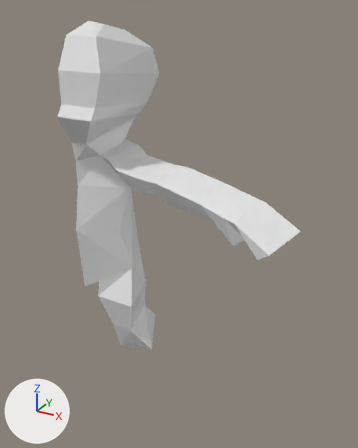
Two versions of the Blender file Human2.blend, one commit apart.
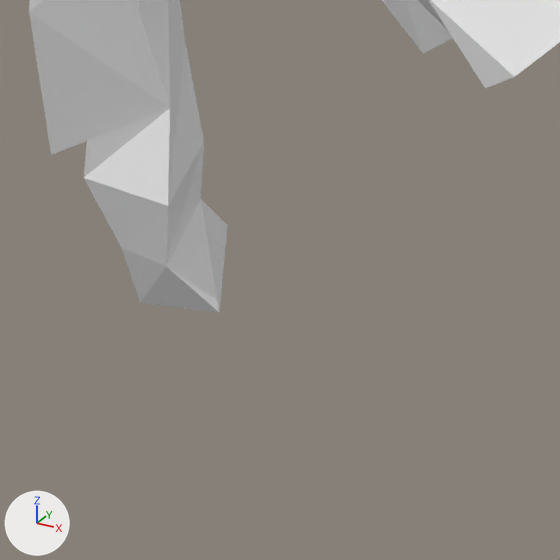
Each version is shown whole from a 50 mm lens placed at (1.985, -2.525, 1.504), pointed at (0.627, -0.056, 0.27), then close up on the part from 18% to 80% of the width and 50% to 100% of the height. The lights are fixed; the arrows at lower left show +X, +Y and +Z.
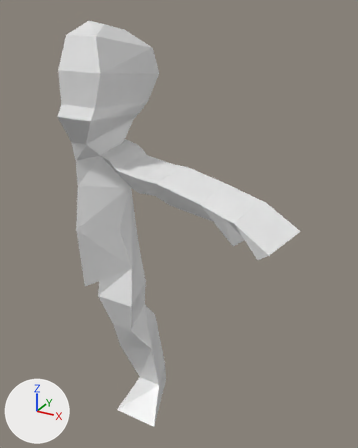
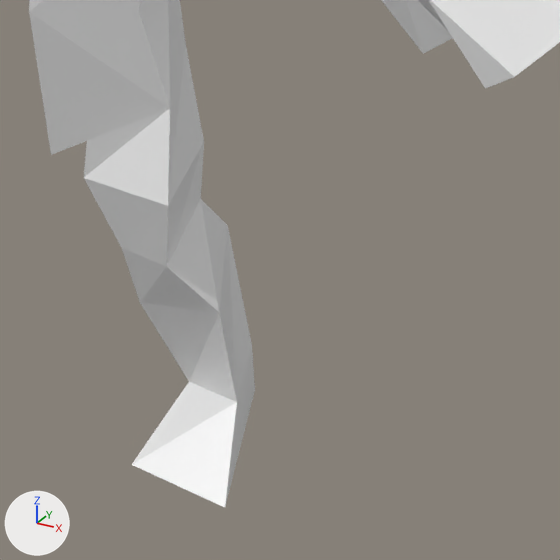
Commit message: ローポリの人モデリング中

Location of each change, (x1, y1, x2, y2) in pixels of the close-ups (560 x 560 px):
'Cube', reshaped
    before: (29, 0, 560, 313)
    after: (29, 0, 560, 507)
part 1 of me_cube, built on
    after: (132, 226, 255, 507)

The edits, one by one:
me_cube is used by ob_cube; location (0.0, 0.002, 1.128); scale (0.23, 0.23, 0.23).
me_cube had 86 vertices, 83 faces and spanned x -0.02..6.28, y -2.41..1.43, z -8.45..1.3.
me_cube now has 94 vertices, 91 faces and spans x -0.02..6.28, y -2.41..1.43, z -10.6..1.3.
Part 1, on me_cube:
1 face is deleted.
8 vertices are added at x 0.83..2.28, y -1.06..1.08, z -10.6..-9.76.
9 new faces join them.
